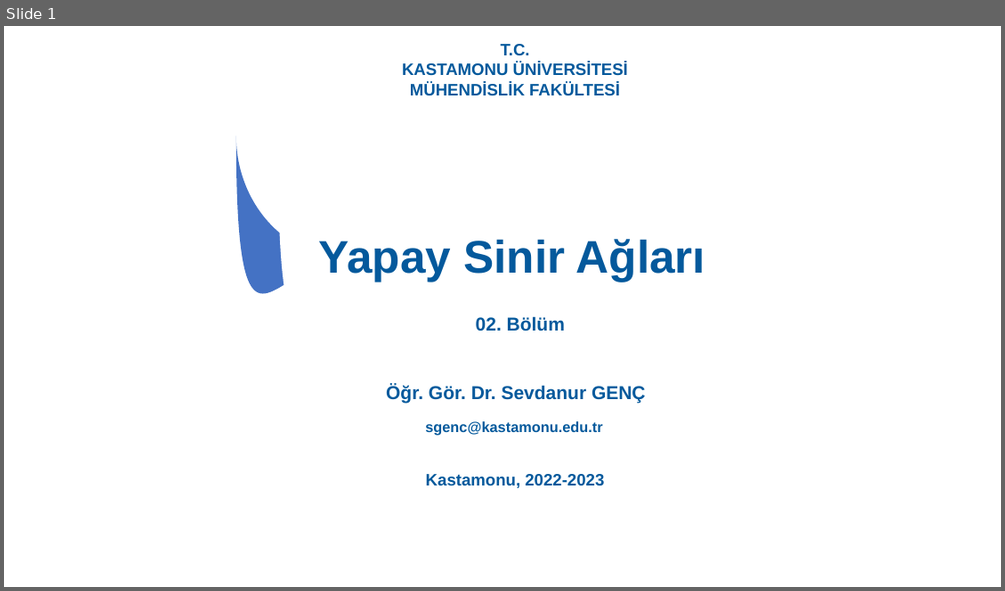
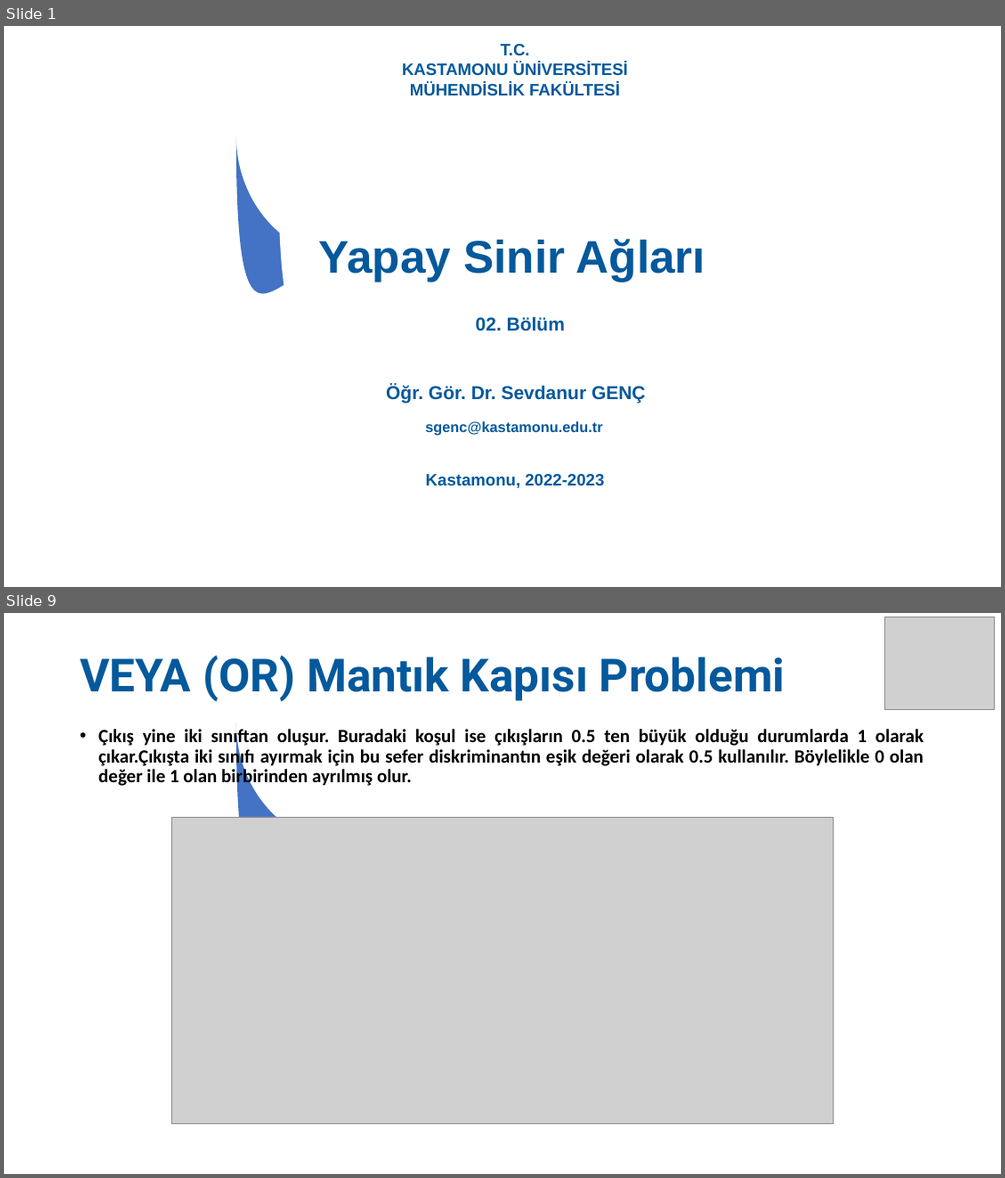
Before and after one commit to SevdanurGENC/Artificial-Neural-Networks-Lecture-Notes, a slide deck: Notes/02. Bolum - Yapay Sinir Aglari.ppt. Shown one above the other, each under a label of ours: slide 1 before the commit, slides 1 and 9 after it; the slides between them are not shown. The pictures are 1005x591 and 1005x1178 pixels, drawn with LibreOffice and Linux fonts; fonts in the diff are those of the drawing; grey boxes stand for pictures. Boxes give left, top, right and bottom in pixels: in the first picture for what was removed or moved away, otherwise in the second. Text is boxed around its words. In the diff, an @@ line names an element or a change of style, - is before the commit and + after.

```diff
--- a/Notes/02. Bolum - Yapay Sinir Aglari.ppt
+++ b/Notes/02. Bolum - Yapay Sinir Aglari.ppt
@@ slide 9 added at (4, 613, 1001, 1174), background #FFFFFF; not listed: 4 template elements that a slide beside it also shows @@
@@ picture added at (884, 617, 994, 709) @@
@@ title added at (80, 655, 785, 702), 44 pt, text #04599C, bold @@
+VEYA (OR) Mantık Kapısı Problemi
@@ text added at (98, 729, 923, 788), 18 pt, text #000000, bold @@
+• Çıkış yine iki sınıftan oluşur. Buradaki koşul ise çıkışların 0.5 ten büyük olduğu durumlarda 1 olarak çıkar.Çıkışta iki sınıfı ayırmak için bu sefer diskriminantın eşik değeri olarak 0.5 kullanılır. Böylelikle 0 olan değer ile 1 olan birbirinden ayrılmış olur.
@@ picture added at (171, 817, 833, 1123) @@
```
Also in this commit, not shown: 25 slides changed, 12 other slides added.
